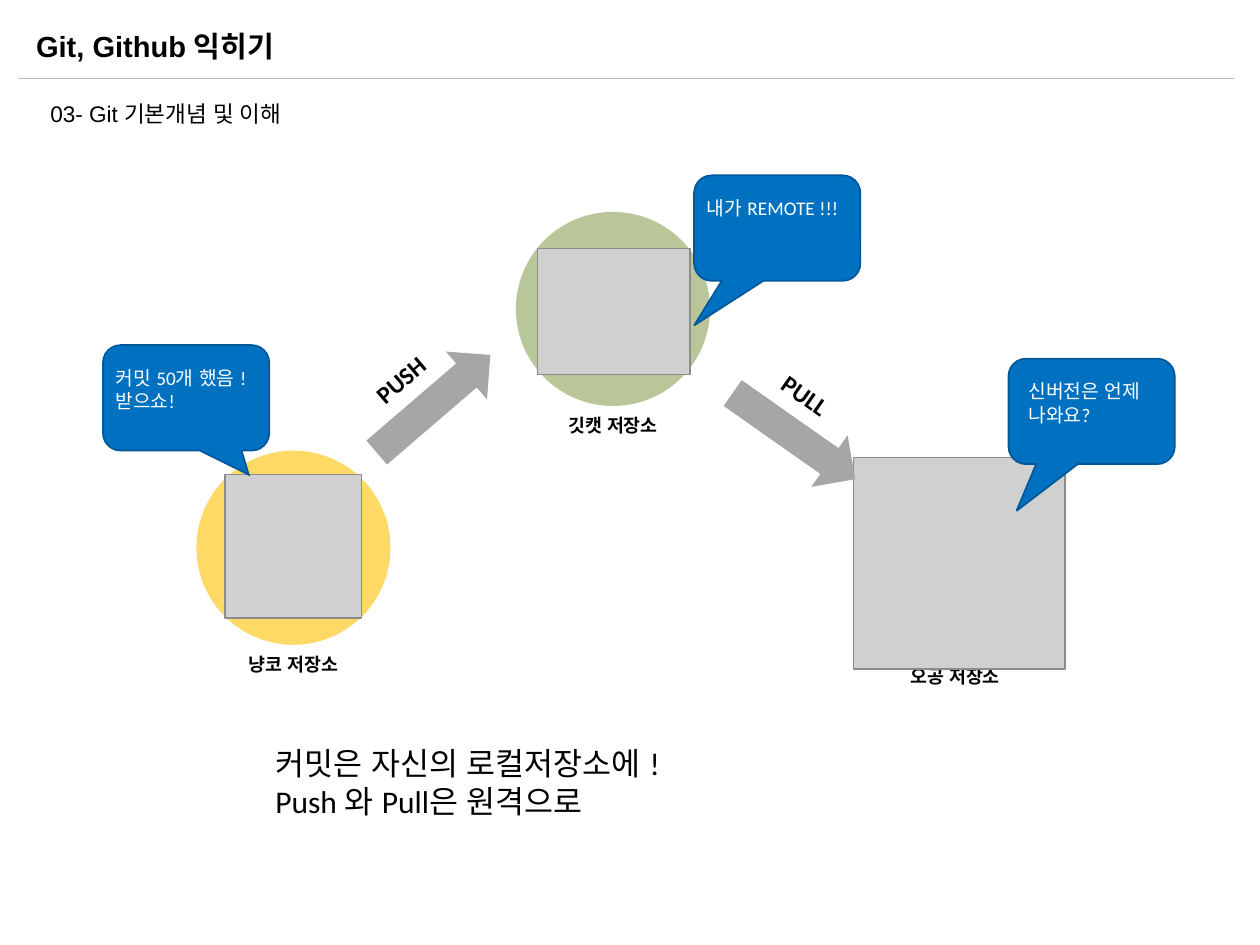
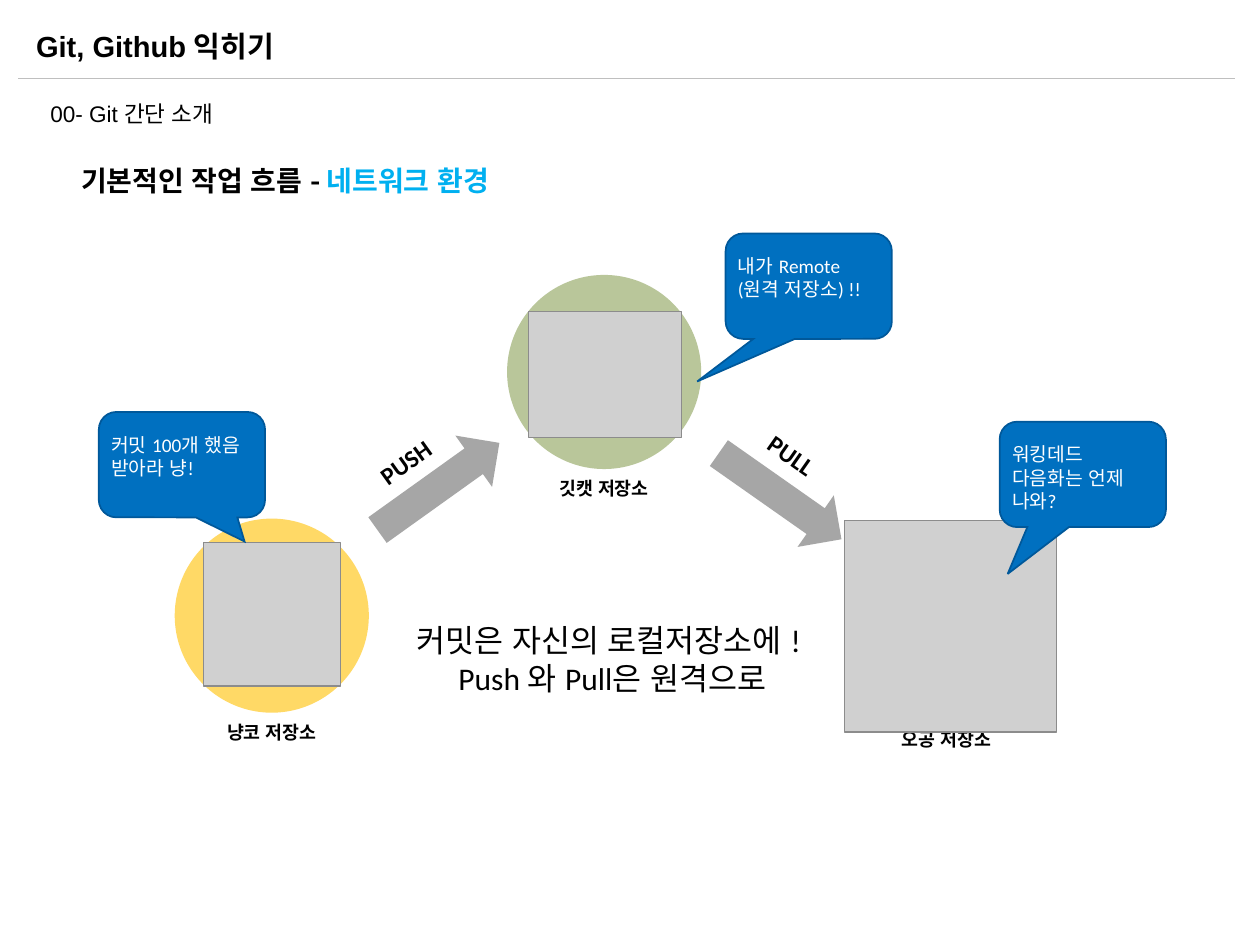
Before and after one commit to sabin21/NodeJS_Workflow_Study, a slide deck: slide 8 of CH00_Git_Github.pptx (slide 18 before the commit). Drawn at 1260x945 pixels with LibreOffice and Linux fonts; fonts in the diff are those of the drawing; grey boxes stand for pictures. Boxes give left, top, right and bottom in pixels: in the first picture for what was removed or moved away, otherwise in the second. Text is boxed around its words. In the diff, an @@ line names an element or a change of style, - is before the commit and + after.

```diff
--- a/CH00_Git_Github.pptx
+++ b/CH00_Git_Github.pptx
@@ text at [50,103,213,124]: text changed @@
-03- Git 기본개념 및 이해
+00- Git 간단 소개
@@ text added at [81,167,488,194], 16 pt, text #000000, bold @@
+기본적인 작업 흐름 - 네트워크 환경
@@ rounded speech box: place and size @@
-rounded speech box at [694,175,861,281]
+rounded speech box at [726,233,892,339]
@@ rounded speech box at [726,233,892,339]: proportions changed @@
@@ text at [738,257,844,299]: text changed @@
-내가 REMOTE !!!
+내가 Remote
+(원격 저장소) !!
@@ rounded speech box: place and size @@
-rounded speech box at [103,345,270,451]
+rounded speech box at [98,412,265,518]
@@ text "PUSH": place and size @@
-text "PUSH" at [275,791,337,814]
+text "PUSH" at [458,668,520,691]
@@ text "PUSH" at [458,668,520,691]: rotation 319 to 324 degrees @@
@@ right arrow at [360,417,518,556]: rotation 319 to 324 degrees @@
@@ text "PULL": place and size @@
-text "PULL" at [751,349,858,442]
+text "PULL" at [738,409,844,501]
@@ text at [111,436,240,477]: text changed @@
-커밋 50개 했음 !
-받으쇼!
+커밋 100개 했음
+받아라 냥!
@@ right arrow: place and size @@
-right arrow at [715,367,874,505]
+right arrow at [701,428,860,565]
@@ 2 pictures, 2 texts, 1 ellipse, 1 rounded speech box: place and size @@
-2 pictures, 2 texts, 1 ellipse, 1 rounded speech box at [515,212,1174,689]
+2 pictures, 2 texts, 1 ellipse, 1 rounded speech box at [507,275,1166,752]
@@ text at [1012,445,1123,510]: text changed @@
-신버전은 언제 나와요?
+워킹데드 다음화는 언제 나와?
@@ ellipse: place and size @@
-ellipse at [197,451,391,645]
+ellipse at [175,519,369,713]
@@ picture: place and size @@
-picture at [226,475,363,619]
+picture at [203,542,340,685]
@@ text "커밋은 자신의 로컬저장소에 !": place and size @@
-text "커밋은 자신의 로컬저장소에 !" at [275,749,641,816]
+text "커밋은 자신의 로컬저장소에 !" at [416,626,782,693]
@@ text "커밋은 자신의 로컬저장소에 !" at [416,626,782,693]: alignment left to centre @@
@@ text "냥코 저장소": place and size @@
-text "냥코 저장소" at [249,655,338,673]
+text "냥코 저장소" at [227,723,316,741]
```
Also in this commit, not shown: 14 other slides changed, 6 slides added, 1 other file.
